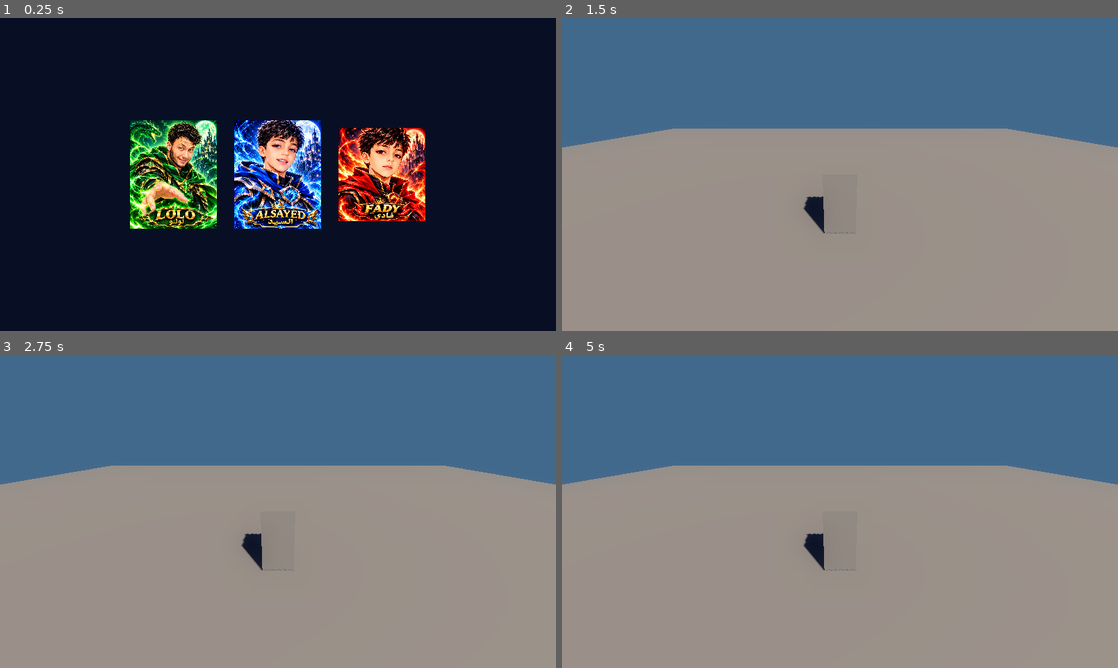
Above: before the commit, frames 1-4 (two rows, left to right).
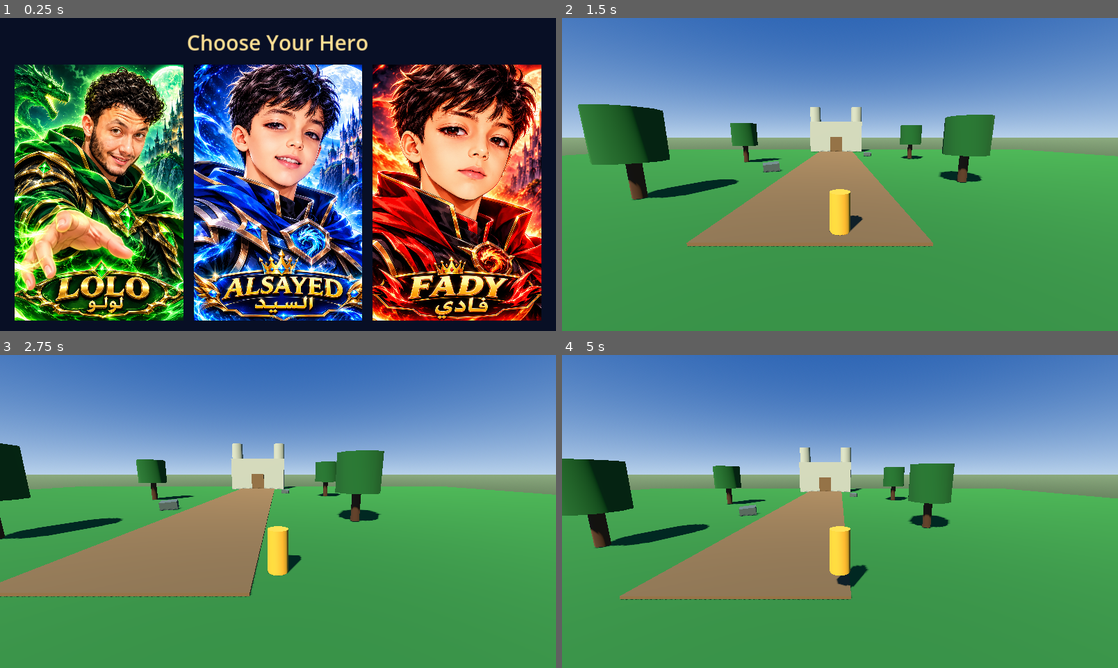
Above: after the commit, the same moments.

Repository: lolofadywaleed-hash/LostTreasureKingdom-Final
Game: Godot game, scene res://scenes/character_select.tscn
Two runs of this game, one before a commit and one after it. Both use one fixed random seed, a clock stepped at 60 frames per second and the inputs below.
Inputs (mouse positions are in pixels of both pictures, inside the frame that each line leads up to; where the layout moved, square brackets give the same spot in the first picture):
- Up to frame 1 (0.25 s): no input
- Up to frame 2 (1.5 s): click (662, 193) [734, 174] at 0.5 s; tap Enter at 1.25 s; move the mouse to (962, 158) at 1.27 s; hold D (move_right) from 1.28 s (still down); click (962, 158) at 1.42 s
- Up to frame 3 (2.75 s): tap Space (jump) at 1.52 s; release D (move_right) at 2 s; drag from (166, 527) to (250, 574) at 2.02 s
- Up to frame 4 (5 s): move the mouse to (895, 442) at 2.77 s; hold D (move_right) 2.78-3.5 s; click (895, 442) at 2.92 s; drag from (812, 574) to (673, 464) at 3.52 s; move the mouse to (1006, 558) at 4.27 s; hold A (move_left) from 4.28 s (still down); click (1006, 558) at 4.42 s; tap Space (jump) at 4.52 s

The runs differ from the first frame. In frame 1, 73% of the frame differs, in the area x 2-98%, y 5-97%; in frame 2, 99%, in the area x 0-100%, y 0-100%; in frame 3, 99%; in frame 4, 99%.

Commit message:
Restore phase one playable landscape prototype
Co-authored-by: Manus <dev-agent@manus.ai>

Diff:
--- a/project.godot
+++ b/project.godot
@@ -9,7 +9,7 @@
 [display]
 window/size/viewport_width=1280
 window/size/viewport_height=720
-window/handheld/orientation=1
+window/handheld/orientation=0
 window/stretch/mode="canvas_items"
 
 [input]
--- a/scenes/character_select.tscn
+++ b/scenes/character_select.tscn
@@ -20,18 +20,37 @@
 grow_vertical = 2
 color = Color(0.0313726, 0.0588235, 0.145098, 1)
 
-[node name="HBoxContainer" type="HBoxContainer" parent="."]
+[node name="MarginContainer" type="MarginContainer" parent="."]
 layout_mode = 1
-anchors_preset = 8
-anchor_left = 0.5
-anchor_top = 0.5
-anchor_right = 0.5
-anchor_bottom = 0.5
-offset_left = -350.0
-offset_top = -150.0
-offset_right = 350.0
-offset_bottom = 150.0
+anchors_preset = 15
+anchor_right = 1.0
+anchor_bottom = 1.0
 grow_horizontal = 2
 grow_vertical = 2
-theme_override_constants/separation = 40
+theme_override_constants/margin_left = 34
+theme_override_constants/margin_top = 22
+theme_override_constants/margin_right = 34
+theme_override_constants/margin_bottom = 24
+
+[node name="VBoxContainer" type="VBoxContainer" parent="MarginContainer"]
+layout_mode = 2
+size_flags_horizontal = 3
+size_flags_vertical = 3
+theme_override_constants/separation = 18
+
+[node name="Title" type="Label" parent="MarginContainer/VBoxContainer"]
+layout_mode = 2
+size_flags_horizontal = 3
+custom_minimum_size = Vector2(0, 68)
+theme_override_colors/font_color = Color(1, 0.88, 0.58, 1)
+theme_override_font_sizes/font_size = 48
+text = "Choose Your Hero"
+horizontal_alignment = 1
+vertical_alignment = 1
+
+[node name="HBoxContainer" type="HBoxContainer" parent="MarginContainer/VBoxContainer"]
+layout_mode = 2
+size_flags_horizontal = 3
+size_flags_vertical = 3
+theme_override_constants/separation = 24
 alignment = 1
--- a/scenes/main.tscn
+++ b/scenes/main.tscn
@@ -1,30 +1,200 @@
-[gd_scene load_steps=3 format=3]
-
-[sub_resource type="Environment" id="Environment_v1"]
+[gd_scene load_steps=13 format=3]
+
+[ext_resource type="Script" path="res://scripts/player.gd" id="1_player"]
+
+[sub_resource type="ProceduralSkyMaterial" id="ProceduralSkyMaterial"]
+sky_top_color = Color(0.11, 0.34, 0.68, 1)
+sky_horizon_color = Color(0.72, 0.82, 0.92, 1)
+sky_curve = 0.18
+ground_bottom_color = Color(0.12, 0.2, 0.12, 1)
+ground_horizon_color = Color(0.55, 0.67, 0.5, 1)
+ground_curve = 0.12
+
+[sub_resource type="Sky" id="Sky"]
+sky_material = SubResource("ProceduralSkyMaterial")
+
+[sub_resource type="Environment" id="Environment"]
 background_mode = 2
-ambient_light_color = Color(0.117647, 0.156863, 0.27451, 1)
-glow_enabled = true
-glow_intensity = 0.8
-glow_bloom = 0.2
+sky = SubResource("Sky")
+ambient_light_color = Color(0.76, 0.84, 0.92, 1)
+ambient_light_energy = 0.75
+
+[sub_resource type="StandardMaterial3D" id="GrassMaterial"]
+albedo_color = Color(0.18, 0.43, 0.16, 1)
+roughness = 1.0
+
+[sub_resource type="StandardMaterial3D" id="PathMaterial"]
+albedo_color = Color(0.48, 0.34, 0.2, 1)
+roughness = 1.0
+
+[sub_resource type="StandardMaterial3D" id="CastleMaterial"]
+albedo_color = Color(0.68, 0.65, 0.57, 1)
+roughness = 0.88
+
+[sub_resource type="StandardMaterial3D" id="StoneMaterial"]
+albedo_color = Color(0.34, 0.37, 0.34, 1)
+roughness = 1.0
+
+[sub_resource type="StandardMaterial3D" id="TrunkMaterial"]
+albedo_color = Color(0.3, 0.17, 0.08, 1)
+roughness = 1.0
+
+[sub_resource type="StandardMaterial3D" id="LeafMaterial"]
+albedo_color = Color(0.1, 0.34, 0.12, 1)
+roughness = 1.0
+
+[sub_resource type="StandardMaterial3D" id="PlayerMaterial"]
+albedo_color = Color(0.92, 0.63, 0.16, 1)
+roughness = 0.72
+
+[sub_resource type="CapsuleShape3D" id="PlayerCapsule"]
+radius = 0.42
+height = 1.8
 
 [node name="Main" type="Node3D"]
 
 [node name="WorldEnvironment" type="WorldEnvironment" parent="."]
-environment = SubResource("Environment_v1")
+environment = SubResource("Environment")
 
 [node name="DirectionalLight3D" type="DirectionalLight3D" parent="."]
-transform = Transform3D(0.866025, -0.353553, 0.353553, 0, 0.707107, 0.707107, -0.5, -0.612372, 0.612372, 0, 5, 0)
-light_color = Color(1, 0.894118, 0.709804, 1)
+rotation = Vector3(-0.82, -0.48, 0)
+light_color = Color(1, 0.94, 0.78, 1)
+light_energy = 1.35
 shadow_enabled = true
 
-[node name="Floor" type="CSGBox3D" parent="."]
-transform = Transform3D(1, 0, 0, 0, 1, 0, 0, 0, 1, 0, -0.5, 0)
+[node name="GrassFloor" type="CSGBox3D" parent="."]
+position = Vector3(0, -0.55, 0)
 use_collision = true
-size = Vector3(50, 1, 50)
-
-[node name="TemporaryPlayerCapsule" type="CSGBox3D" parent="."]
-transform = Transform3D(1, 0, 0, 0, 1, 0, 0, 0, 1, 0, 1, 0)
-size = Vector3(1, 2, 1)
-
-[node name="Camera3D" type="Camera3D" parent="."]
-transform = Transform3D(1, 0, 0, 0, 0.939693, 0.34202, 0, -0.34202, 0.939693, 0, 4, 6)
+size = Vector3(120, 1, 100)
+material = SubResource("GrassMaterial")
+
+[node name="Path" type="CSGBox3D" parent="."]
+position = Vector3(0, 0.035, -17)
+size = Vector3(9, 0.12, 60)
+material = SubResource("PathMaterial")
+
+[node name="Castle" type="Node3D" parent="."]
+position = Vector3(0, 0, -39)
+
+[node name="CastleKeep" type="CSGBox3D" parent="Castle"]
+position = Vector3(0, 4, 0)
+size = Vector3(14, 8, 5)
+material = SubResource("CastleMaterial")
+
+[node name="WestTower" type="CSGCylinder3D" parent="Castle"]
+position = Vector3(-5.7, 6, 0)
+radius = 1.45
+height = 12
+sides = 12
+material = SubResource("CastleMaterial")
+
+[node name="EastTower" type="CSGCylinder3D" parent="Castle"]
+position = Vector3(5.7, 6, 0)
+radius = 1.45
+height = 12
+sides = 12
+material = SubResource("CastleMaterial")
+
+[node name="Gate" type="CSGBox3D" parent="Castle"]
+position = Vector3(0, 2, 2.58)
+size = Vector3(3.2, 4, 0.22)
+material = SubResource("PathMaterial")
+
+[node name="Player" type="CharacterBody3D" parent="."]
+position = Vector3(0, 0, 12)
+script = ExtResource("1_player")
+
+[node name="Visual" type="CSGCylinder3D" parent="Player"]
+position = Vector3(0, 0.9, 0)
+radius = 0.42
+height = 1.8
+sides = 16
+material = SubResource("PlayerMaterial")
+
+[node name="CollisionShape3D" type="CollisionShape3D" parent="Player"]
+position = Vector3(0, 0.9, 0)
+shape = SubResource("PlayerCapsule")
+
+[node name="SpringArm3D" type="SpringArm3D" parent="Player"]
+position = Vector3(0, 2.5, 0)
+rotation = Vector3(-0.18, 0, 0)
+spring_length = 8.0
+
+[node name="Camera3D" type="Camera3D" parent="Player/SpringArm3D"]
+current = true
+
+[node name="TreeWestNear" type="Node3D" parent="."]
+position = Vector3(-12, 0, 7)
+
+[node name="Trunk" type="CSGCylinder3D" parent="TreeWestNear"]
+position = Vector3(0, 1.6, 0)
+radius = 0.38
+height = 3.2
+material = SubResource("TrunkMaterial")
+
+[node name="Crown" type="CSGCylinder3D" parent="TreeWestNear"]
+position = Vector3(0, 4, 0)
+radius = 1.8
+height = 3.2
+sides = 10
+material = SubResource("LeafMaterial")
+
+[node name="TreeEastNear" type="Node3D" parent="."]
+position = Vector3(12, 0, 2)
+
+[node name="Trunk" type="CSGCylinder3D" parent="TreeEastNear"]
+position = Vector3(0, 1.6, 0)
+radius = 0.38
+height = 3.2
+material = SubResource("TrunkMaterial")
+
+[node name="Crown" type="CSGCylinder3D" parent="TreeEastNear"]
+position = Vector3(0, 4, 0)
+radius = 1.8
+height = 3.2
+sides = 10
+material = SubResource("LeafMaterial")
+
+[node name="TreeWestFar" type="Node3D" parent="."]
+position = Vector3(-14, 0, -13)
+
+[node name="Trunk" type="CSGCylinder3D" parent="TreeWestFar"]
+position = Vector3(0, 1.7, 0)
+radius = 0.4
+height = 3.4
+material = SubResource("TrunkMaterial")
+
+[node name="Crown" type="CSGCylinder3D" parent="TreeWestFar"]
+position = Vector3(0, 4.3, 0)
+radius = 1.9
+height = 3.4
+sides = 10
+material = SubResource("LeafMaterial")
+
+[node name="TreeEastFar" type="Node3D" parent="."]
+position = Vector3(14, 0, -18)
+
+[node name="Trunk" type="CSGCylinder3D" parent="TreeEastFar"]
+position = Vector3(0, 1.7, 0)
+radius = 0.4
+height = 3.4
+material = SubResource("TrunkMaterial")
+
+[node name="Crown" type="CSGCylinder3D" parent="TreeEastFar"]
+position = Vector3(0, 4.3, 0)
+radius = 1.9
+height = 3.4
+sides = 10
+material = SubResource("LeafMaterial")
+
+[node name="RockWest" type="CSGBox3D" parent="."]
+position = Vector3(-7, 0.45, -4)
+rotation = Vector3(0.1, 0.35, 0.08)
+size = Vector3(1.8, 0.9, 1.35)
+material = SubResource("StoneMaterial")
+
+[node name="RockEast" type="CSGBox3D" parent="."]
+position = Vector3(7, 0.35, -24)
+rotation = Vector3(0.08, -0.2, -0.06)
+size = Vector3(1.5, 0.7, 1.2)
+material = SubResource("StoneMaterial")
--- a/scripts/character_select.gd
+++ b/scripts/character_select.gd
@@ -1,33 +1,31 @@
 extends Control
 
 func _ready() -> void:
-	var container = $HBoxContainer
-	if not container:
+	var container := get_node_or_null("MarginContainer/VBoxContainer/HBoxContainer") as HBoxContainer
+	if container == null:
+		push_error("Character selection is missing its hero-card container.")
 		return
 
-	var characters = [
+	var characters := [
 		{"name": "Lolo", "path": "res://assets/characters/lolo.png"},
 		{"name": "AlSayed", "path": "res://assets/characters/alsayed.png"},
 		{"name": "Fady", "path": "res://assets/characters/fady.png"}
 	]
 
 	for char_data in characters:
-		var btn = TextureButton.new()
-		btn.name = "Btn_" + char_data["name"]
+		var button := TextureButton.new()
+		button.name = "Btn_" + char_data["name"]
+		button.texture_normal = load(char_data["path"])
+		button.ignore_texture_size = true
+		button.custom_minimum_size = Vector2(250, 400)
+		button.size_flags_horizontal = 3
+		button.size_flags_vertical = 3
+		button.stretch_mode = TextureButton.STRETCH_KEEP_ASPECT_COVERED
+		button.mouse_default_cursor_shape = Control.CURSOR_POINTING_HAND
+		button.pressed.connect(_on_character_pressed.bind(char_data["name"]))
+		container.add_child(button)
 
-		var texture = load(char_data["path"])
-		if texture:
-			btn.texture_normal = texture
-
-		btn.ignore_texture_size = true
-		btn.custom_minimum_size = Vector2(200, 300)
-		btn.stretch_mode = TextureButton.STRETCH_KEEP_ASPECT_CENTERED
-
-		btn.pressed.connect(_on_character_pressed.bind(char_data["name"]))
-		container.add_child(btn)
-
-func _on_character_pressed(char_name: String) -> void:
-	var main_scene_path = "res://scenes/main.tscn"
-	var err = get_tree().change_scene_to_file(main_scene_path)
+func _on_character_pressed(_char_name: String) -> void:
+	var err := get_tree().change_scene_to_file("res://scenes/main.tscn")
 	if err != OK:
-		print("Error: main.tscn not found!")
+		push_error("Could not open res://scenes/main.tscn (error %s)." % err)
--- a/tests/character_select_test.gd
+++ b/tests/character_select_test.gd
@@ -5,18 +5,45 @@
 
 func _run() -> void:
 	var select_scene: PackedScene = load("res://scenes/character_select.tscn")
-	assert(select_scene != null)
-	var select: Control = select_scene.instantiate()
+	assert(select_scene != null, "Character selection scene should load")
+	var select := select_scene.instantiate() as Control
 	root.add_child(select)
 	current_scene = select
 	await process_frame
+
+	var hero_row := select.get_node_or_null("MarginContainer/VBoxContainer/HBoxContainer") as HBoxContainer
+	assert(hero_row != null, "Hero row should exist inside the responsive containers")
+	assert(select.get_node("MarginContainer/VBoxContainer/Title").text == "Choose Your Hero")
 	for button_name in ["Btn_Lolo", "Btn_AlSayed", "Btn_Fady"]:
-		var button := select.get_node_or_null("HBoxContainer/" + button_name) as TextureButton
+		var button := hero_row.get_node_or_null(button_name) as TextureButton
 		assert(button != null, "Missing button " + button_name)
 		assert(button.texture_normal != null, "Missing image texture for " + button_name)
-	select.get_node("HBoxContainer/Btn_Lolo").pressed.emit()
+		assert(button.stretch_mode == TextureButton.STRETCH_KEEP_ASPECT_COVERED)
+		assert(button.size_flags_horizontal == 3 and button.size_flags_vertical == 3)
+
+	hero_row.get_node("Btn_Lolo").pressed.emit()
 	await process_frame
 	assert(current_scene != null)
-	assert(current_scene.scene_file_path == "res://scenes/main.tscn", "Character choice should switch to main.tscn")
-	print("Character selection test passed")
+	assert(current_scene.scene_file_path == "res://scenes/main.tscn", "Hero choice should open the 3D scene")
+
+	var player := current_scene.get_node("Player") as CharacterBody3D
+	assert(player != null, "Main scene needs a CharacterBody3D player")
+	assert(player.get_node("CollisionShape3D").shape is CapsuleShape3D, "Player must use a capsule collision shape")
+	assert(player.get_node("Visual") is CSGCylinder3D, "Player should have a visible cylinder mesh")
+	assert(player.get_node("SpringArm3D/Camera3D").current, "Third-person camera should be active")
+	assert(current_scene.get_node("WorldEnvironment").environment.sky.sky_material is ProceduralSkyMaterial)
+	assert(current_scene.get_node("Path") is CSGBox3D)
+	assert(current_scene.get_node("Castle/CastleKeep") is CSGBox3D)
+
+	for _frame in range(30):
+		await physics_frame
+	assert(player.is_on_floor(), "Player should stand on the floor collision")
+	var initial_z := player.global_position.z
+	Input.action_press("move_forward")
+	for _frame in range(20):
+		await physics_frame
+	Input.action_release("move_forward")
+	assert(player.global_position.z < initial_z - 0.2, "Keyboard forward input should move the player down the path")
+
+	print("Phase 1 gameplay smoke test passed")
 	quit()
